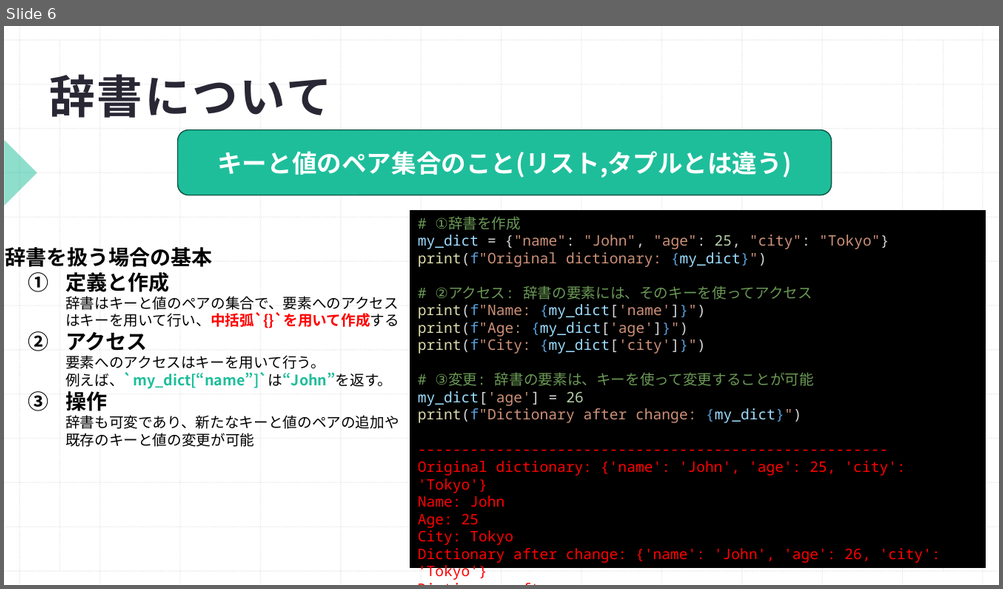
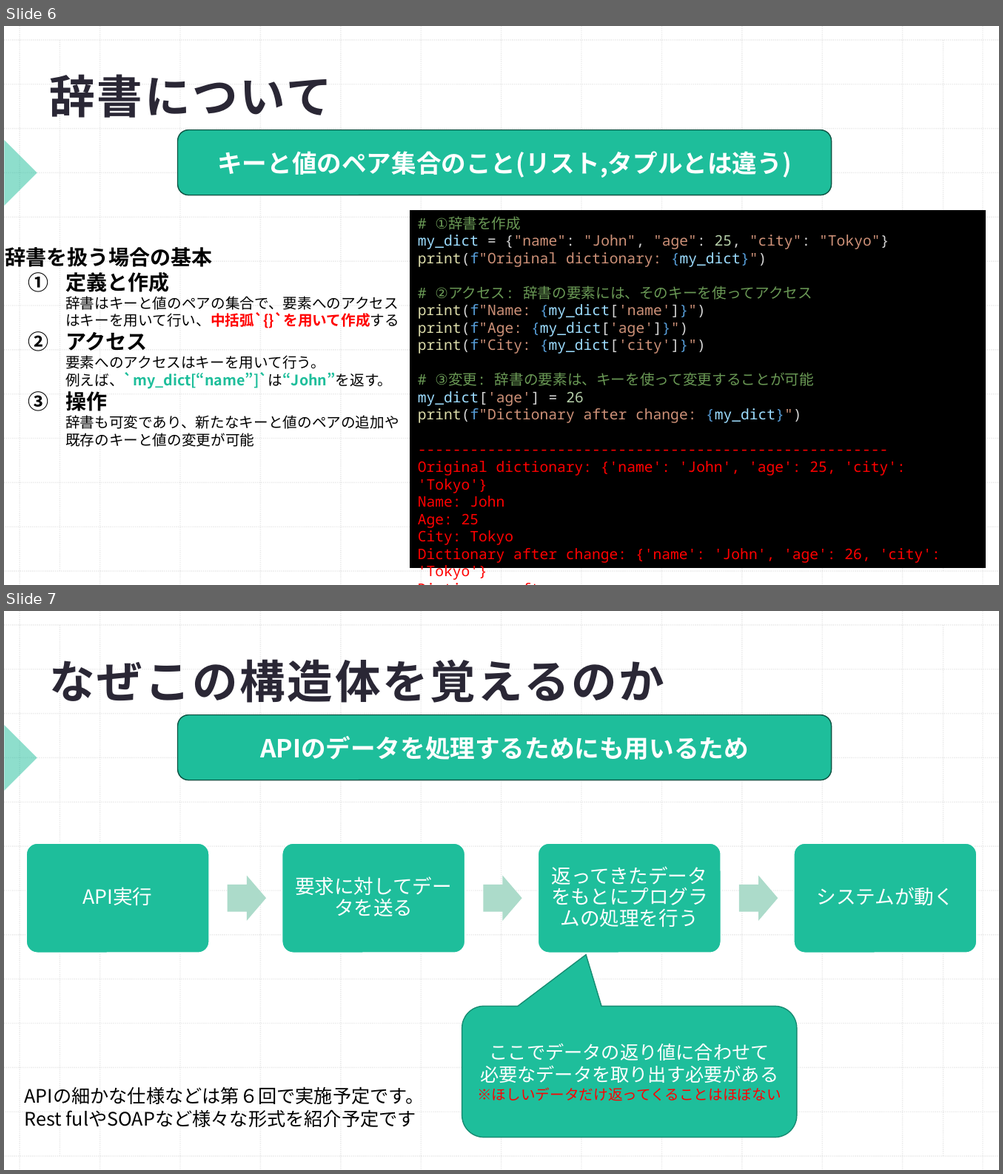
Before and after one commit to Shohei1129/Python_traning, a slide deck: プログラミング勉強会Python編(4.データ構造).pptx. Shown one above the other, each under a label of ours: slide 6 before the commit, slides 6 and 7 after it. The pictures are 1003x589 and 1003x1174 pixels, drawn with LibreOffice and Linux fonts; fonts in the diff are those of the drawing. Boxes give left, top, right and bottom in pixels: in the first picture for what was removed or moved away, otherwise in the second. Text is boxed around its words. In the diff, an @@ line names an element or a change of style, - is before the commit and + after.

```diff
--- a/プログラミング勉強会Python編(4.データ構造).pptx
+++ b/プログラミング勉強会Python編(4.データ構造).pptx
@@ slide 7 added at box(4, 611, 999, 1170), background #FFFFFF; not listed: 29 template elements that a slide beside it also shows @@
@@ title added at box(50, 659, 665, 703), 44 pt, text #2A2735, bold @@
+なぜこの構造体を覚えるのか
@@ rounded rectangle added at box(178, 715, 831, 780), fill #1EBE9B, outline #0D5344 1 pt, 24 pt, text #FFFFFF, bold @@
+APIのデータを処理するためにも用いるため
@@ group added at box(26, 844, 977, 954): 4 rounded rectangles, 4 texts, 3 right arrows @@
+API実行
+要求に対してデータを送る
+返ってきたデータをもとにプログラムの処理を行う
+システムが動く
@@ rounded speech box added at box(462, 1006, 797, 1138), fill #1EBE9B, outline #168D73 1 pt, 18 pt, text #FFFFFF @@
+ここでデータの返り値に合わせて
+必要なデータを取り出す必要がある
+※ほしいデータだけ返ってくることはほぼない
@@ text added at box(25, 1087, 424, 1128), 18 pt, text #000000 @@
+APIの細かな仕様などは第６回で実施予定です。
+Rest fulやSOAPなど様々な形式を紹介予定です
```
Also in this commit, not shown: 1 slide changed, 9 other slides added.
